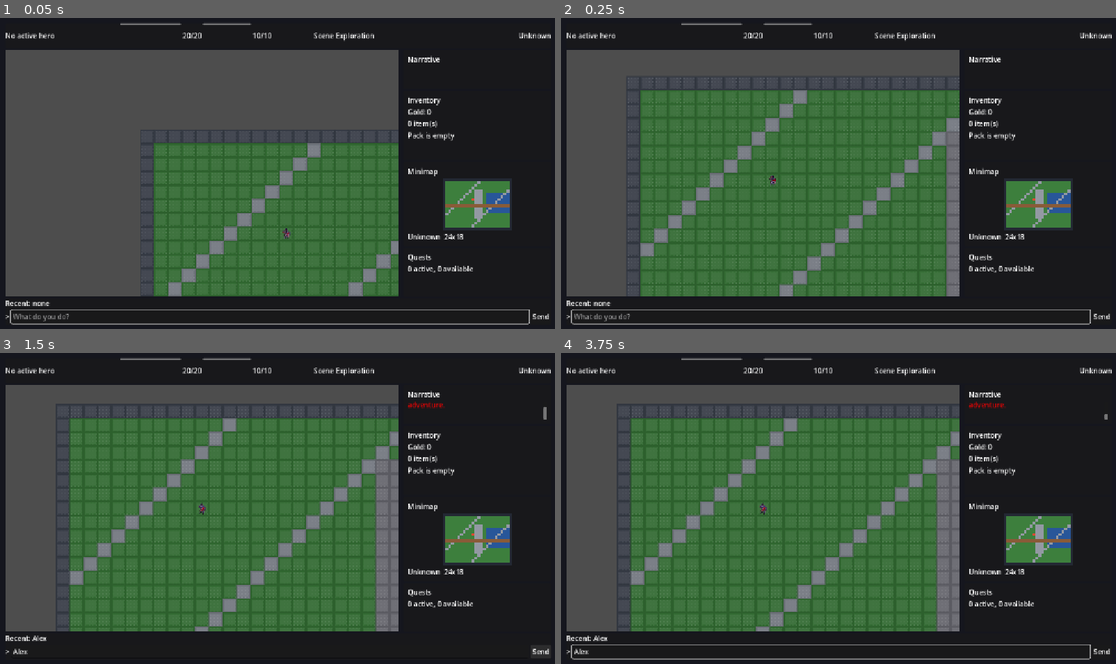
Above: before the commit, frames 1-4 (two rows, left to right).
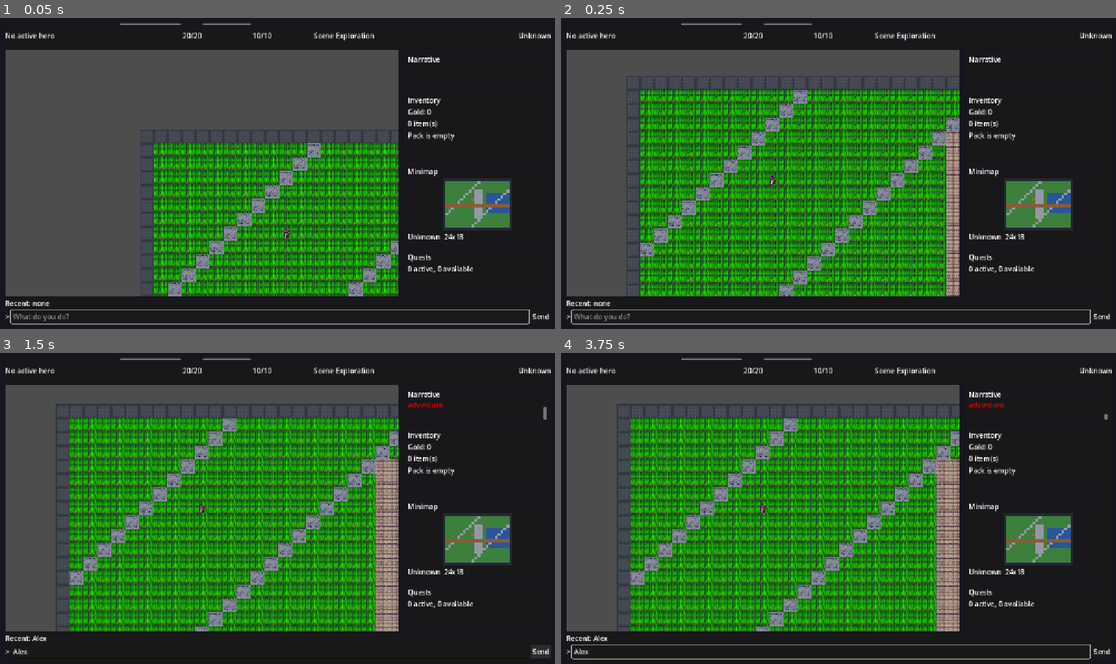
Above: after the commit, the same moments.

Repository: msbel5/ember-rpg
Game: Godot game, scene res://scenes/game_session.tscn
Same seed, same stepped clock (60 frames per second), same inputs: the game is played once before the commit and once after it. This scene is started directly instead of the project's main scene.
Inputs (mouse positions are in pixels of both pictures, inside the frame that each line leads up to):
- Up to frame 1 (0.05 s): no input
- Up to frame 2 (0.25 s): no input
- Up to frame 3 (1.5 s): click (271, 651) at 0.52 s; type "Alex" at 0.6 s; click "Send" at 1.25 s
- Up to frame 4 (3.75 s): tap Enter at 2, 3.5 s; drag from (760, 508) to (894, 440) at 2.02 s; tap Space at 2.75 s; drag from (727, 524) to (810, 570) at 2.77 s; move the mouse to (894, 440) at 3.52 s; hold Right from 3.53 s (still down); tap Keypad Enter at 3.6 s

The runs differ from the first frame. In frame 1, 19% of the frame differs, in the area x 27-72%, y 40-90%; in frame 2, 33%; in frame 3, 35%, in the area x 12-72%, y 20-90%; in frame 4, 35%.

Commit message:
Sprint 5 - integrate generated art pipeline

Diff:
--- a/godot-client/scripts/asset/asset_bootstrap.gd
+++ b/godot-client/scripts/asset/asset_bootstrap.gd
@@ -25,5 +25,14 @@
 	return ""
 
 
+static func resolve_asset(relative_path: String, fallback_res_path: String = "") -> String:
+	var generated_path = resolve_generated_asset(relative_path)
+	if not generated_path.is_empty():
+		return generated_path
+	if not fallback_res_path.is_empty() and FileAccess.file_exists(fallback_res_path):
+		return fallback_res_path
+	return ""
+
+
 static func can_generate_runtime() -> bool:
 	return not OS.has_feature("web") and not resolve_hf_token().is_empty()
--- /dev/null
+++ b/godot-client/scripts/asset/asset_manifest.gd
@@ -0,0 +1,38 @@
+extends RefCounted
+class_name AssetManifest
+
+const GENERATED_ROOT := "assets/generated"
+const MANIFEST_PATH := "manifest.json"
+
+
+static func load_manifest() -> Dictionary:
+	var user_manifest = "user://%s/%s" % [GENERATED_ROOT, MANIFEST_PATH]
+	var manifest = _read_manifest(user_manifest)
+	if not manifest.is_empty():
+		return manifest
+
+	var res_manifest = "res://%s/%s" % [GENERATED_ROOT, MANIFEST_PATH]
+	return _read_manifest(res_manifest)
+
+
+static func resolve_relative_path(kind: String, asset_name: String) -> String:
+	var manifest = load_manifest()
+	if manifest.is_empty():
+		return ""
+	var bucket = manifest.get(kind, {})
+	if not (bucket is Dictionary):
+		return ""
+	var entry = bucket.get(asset_name, {})
+	if not (entry is Dictionary):
+		return ""
+	return str(entry.get("relative_path", ""))
+
+
+static func _read_manifest(path: String) -> Dictionary:
+	if not FileAccess.file_exists(path):
+		return {}
+	var content = FileAccess.get_file_as_string(path)
+	var parsed = JSON.parse_string(content)
+	if parsed is Dictionary:
+		return parsed
+	return {}
--- a/godot-client/scripts/world/entity_sprite_catalog.gd
+++ b/godot-client/scripts/world/entity_sprite_catalog.gd
@@ -1,6 +1,8 @@
 extends RefCounted
 class_name EntitySpriteCatalog
 
+const AssetBootstrap = preload("res://scripts/asset/asset_bootstrap.gd")
+const AssetManifest = preload("res://scripts/asset/asset_manifest.gd")
 const FALLBACK_TEMPLATE := "warrior"
 const TEMPLATE_ALIASES := {
 	"player": "warrior",
@@ -17,12 +19,18 @@
 	if TEMPLATE_ALIASES.has(template):
 		template = TEMPLATE_ALIASES[template]
 
-	var texture_path = "res://assets/sprites/%s.png" % template
+	var relative_path = AssetManifest.resolve_relative_path("sprites", template)
+	if relative_path.is_empty():
+		relative_path = "sprites/%s.png" % template
+	var texture_path = AssetBootstrap.resolve_asset(relative_path, "res://assets/sprites/%s.png" % template)
 	var resolved = _load_texture(texture_path)
 	if resolved != null:
 		return resolved
 
-	texture_path = "res://assets/sprites/%s.png" % FALLBACK_TEMPLATE
+	relative_path = AssetManifest.resolve_relative_path("sprites", FALLBACK_TEMPLATE)
+	if relative_path.is_empty():
+		relative_path = "sprites/%s.png" % FALLBACK_TEMPLATE
+	texture_path = AssetBootstrap.resolve_asset(relative_path, "res://assets/sprites/%s.png" % FALLBACK_TEMPLATE)
 	resolved = _load_texture(texture_path)
 	if resolved != null:
 		return resolved
@@ -30,7 +38,7 @@
 
 
 static func _load_texture(resource_path: String) -> Texture2D:
-	if not FileAccess.file_exists(resource_path):
+	if resource_path.is_empty() or not FileAccess.file_exists(resource_path):
 		return null
 
 	var image = Image.new()
--- a/godot-client/scripts/world/tile_catalog.gd
+++ b/godot-client/scripts/world/tile_catalog.gd
@@ -1,6 +1,8 @@
 extends RefCounted
 class_name TileCatalog
 
+const AssetBootstrap = preload("res://scripts/asset/asset_bootstrap.gd")
+const AssetManifest = preload("res://scripts/asset/asset_manifest.gd")
 const TILE_SIZE := 16
 const DEFAULT_MAP_SIZE := Vector2i(48, 36)
 const TILE_ORDER := [
@@ -39,7 +41,13 @@
 	var atlas_image = Image.create(TILE_SIZE * TILE_ORDER.size(), TILE_SIZE, false, Image.FORMAT_RGBA8)
 	for tile_index in range(TILE_ORDER.size()):
 		var tile_name = TILE_ORDER[tile_index]
-		_draw_tile(atlas_image, tile_index * TILE_SIZE, TILE_PALETTE[tile_name])
+		var tile_image = _load_tile_image(tile_name)
+		if tile_image != null:
+			if tile_image.get_width() != TILE_SIZE or tile_image.get_height() != TILE_SIZE:
+				tile_image.resize(TILE_SIZE, TILE_SIZE, Image.INTERPOLATE_NEAREST)
+			atlas_image.blit_rect(tile_image, Rect2i(0, 0, tile_image.get_width(), tile_image.get_height()), Vector2i(tile_index * TILE_SIZE, 0))
+		else:
+			_draw_tile(atlas_image, tile_index * TILE_SIZE, TILE_PALETTE[tile_name])
 
 	var atlas_texture = ImageTexture.create_from_image(atlas_image)
 	var tile_set = TileSet.new()
@@ -109,3 +117,17 @@
 	for step_y in range(2, TILE_SIZE - 1, 4):
 		for step_x in range(2, TILE_SIZE - 1, 4):
 			target_image.set_pixel(offset_x + step_x, step_y, base_color.lightened(0.14))
+
+
+static func _load_tile_image(tile_name: String) -> Image:
+	var relative_path = AssetManifest.resolve_relative_path("tiles", tile_name)
+	if relative_path.is_empty():
+		relative_path = "tiles/%s.png" % tile_name
+	var asset_path = AssetBootstrap.resolve_asset(relative_path, "res://assets/tiles/%s.png" % tile_name)
+	if asset_path.is_empty() or not FileAccess.file_exists(asset_path):
+		return null
+
+	var image = Image.new()
+	if image.load(ProjectSettings.globalize_path(asset_path)) != OK:
+		return null
+	return image
--- a/godot-client/tests/run_headless_tests.gd
+++ b/godot-client/tests/run_headless_tests.gd
@@ -2,11 +2,13 @@
 
 const BackendProbe = preload("res://tests/doubles/backend_probe.gd")
 const AssetBootstrap = preload("res://scripts/asset/asset_bootstrap.gd")
+const AssetManifest = preload("res://scripts/asset/asset_manifest.gd")
 const ResponseNormalizer = preload("res://scripts/net/response_normalizer.gd")
 const TileCatalog = preload("res://scripts/world/tile_catalog.gd")
 const TilemapController = preload("res://scripts/world/tilemap_controller.gd")
 const CameraController = preload("res://scripts/world/camera_controller.gd")
 const EntityLayer = preload("res://scripts/world/entity_layer.gd")
+const EntitySpriteCatalog = preload("res://scripts/world/entity_sprite_catalog.gd")
 
 var failures: int = 0
 
@@ -26,6 +28,7 @@
 	await _test_world_shell()
 	await _test_entity_rendering()
 	await _test_ui_panels()
+	_test_generated_asset_resolution()
 	_test_asset_bootstrap()
 	await _cleanup_test_nodes()
 
@@ -288,6 +291,34 @@
 	_assert_true(AssetBootstrap.resolve_hf_token() == expected, "AssetBootstrap resolves HF token with fallback")
 
 
+func _test_generated_asset_resolution() -> void:
+	DirAccess.make_dir_recursive_absolute("user://assets/generated/sprites")
+	DirAccess.make_dir_recursive_absolute("user://assets/generated/tiles")
+
+	var sprite_image = Image.create(4, 4, false, Image.FORMAT_RGBA8)
+	sprite_image.fill(Color(0.9, 0.2, 0.2))
+	sprite_image.save_png("user://assets/generated/sprites/cache_test.png")
+
+	var tile_image = Image.create(4, 4, false, Image.FORMAT_RGBA8)
+	tile_image.fill(Color(0.2, 0.8, 0.2))
+	tile_image.save_png("user://assets/generated/tiles/cache_tile.png")
+
+	var manifest_file = FileAccess.open("user://assets/generated/manifest.json", FileAccess.WRITE)
+	manifest_file.store_string(JSON.stringify({
+		"sprites": {
+			"cache_test": {"relative_path": "sprites/cache_test.png"},
+		},
+		"tiles": {
+			"cache_tile": {"relative_path": "tiles/cache_tile.png"},
+		},
+	}))
+	manifest_file.close()
+
+	_assert_true(AssetBootstrap.resolve_generated_asset("sprites/cache_test.png").begins_with("user://"), "AssetBootstrap prefers user-generated sprite assets")
+	_assert_true(AssetManifest.resolve_relative_path("sprites", "cache_test") == "sprites/cache_test.png", "AssetManifest reads generated sprite manifest entries")
+	_assert_true(EntitySpriteCatalog.resolve_texture("cache_test") != null, "EntitySpriteCatalog resolves generated textures through manifest data")
+
+
 func _cleanup_test_nodes() -> void:
 	for child in root.get_children():
 		if child.name in ["GameState", "Backend"]:
Not shown, added: godot-client/assets/generated/manifest.json
Binary file added: godot-client/assets/generated/sprites/bandit.png
Binary file added: godot-client/assets/generated/sprites/bard.png
Binary file added: godot-client/assets/generated/sprites/beggar.png
Binary file added: godot-client/assets/generated/sprites/blacksmith.png
Binary file added: godot-client/assets/generated/sprites/dragon.png
Binary file added: godot-client/assets/generated/sprites/fairy.png
Binary file added: godot-client/assets/generated/sprites/ghost.png
Binary file added: godot-client/assets/generated/sprites/goblin.png
Binary file added: godot-client/assets/generated/sprites/guard.png
Binary file added: godot-client/assets/generated/sprites/healer.png
Binary file added: godot-client/assets/generated/sprites/innkeeper.png
(and 41 more such lines)
